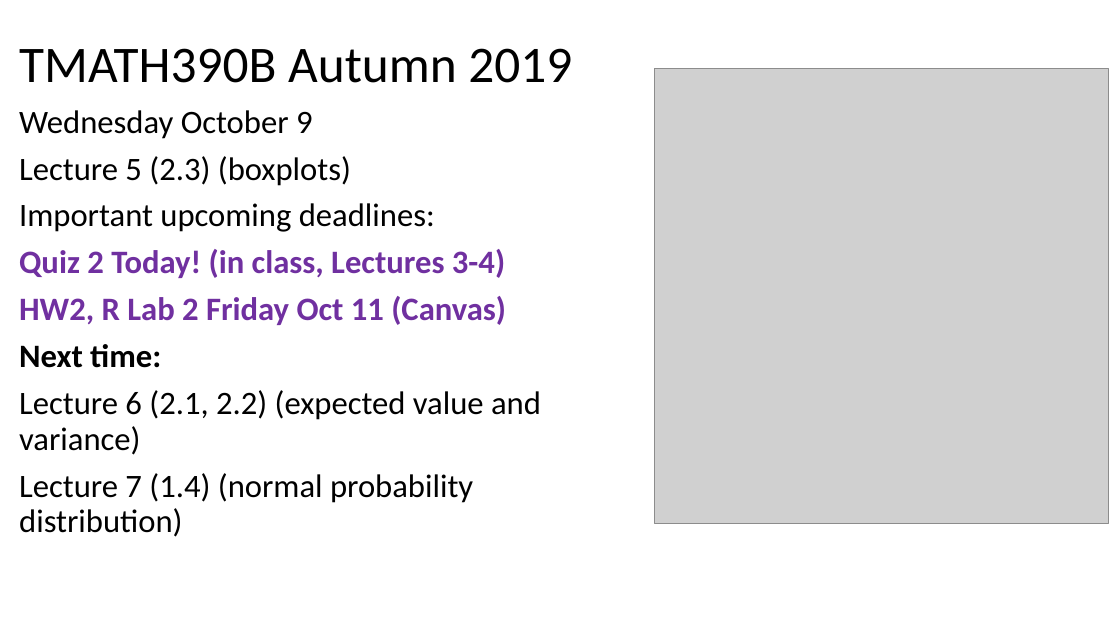
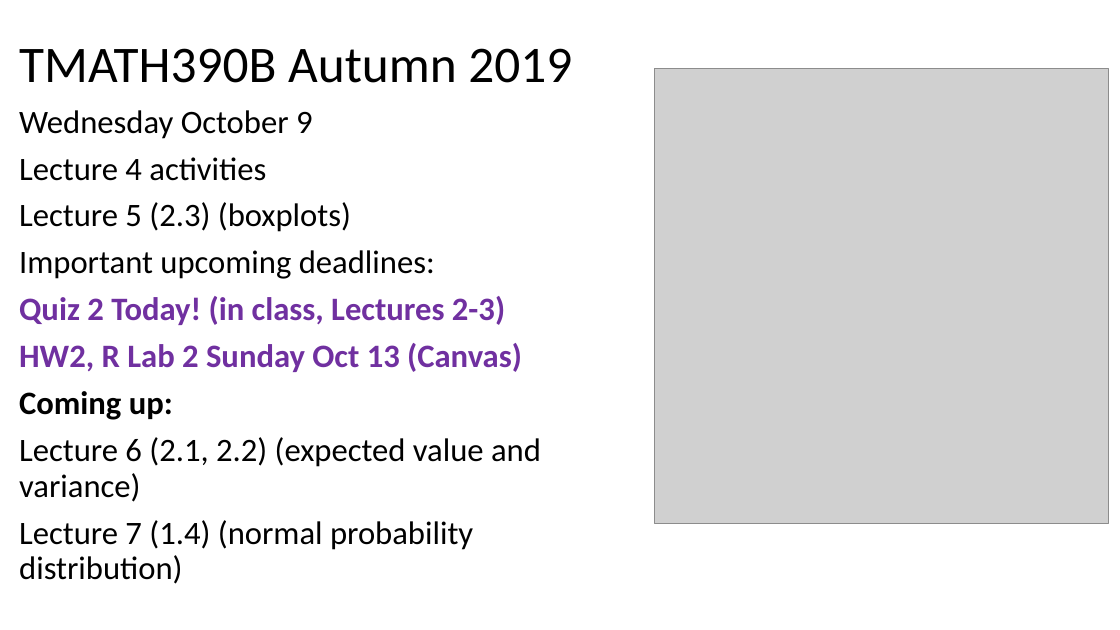
Before and after one commit to mkenn/TMATH390R, a slide deck: slide 7 of TMATH390InClassRProj/TMATH390Au19MW_DailyAgenda.pptx. Drawn at 1120x630 pixels with LibreOffice and Linux fonts; fonts in the diff are those of the drawing; grey boxes stand for pictures. Boxes give left, top, right and bottom in pixels: in the first picture for what was removed or moved away, otherwise in the second. Text is boxed around its words. In the diff, an @@ line names an element or a change of style, - is before the commit and + after.

```diff
--- a/TMATH390InClassRProj/TMATH390Au19MW_DailyAgenda.pptx
+++ b/TMATH390InClassRProj/TMATH390Au19MW_DailyAgenda.pptx
@@ text at (x1=19, y1=157, x2=266, y2=181): paragraph added @@
+Lecture 4 activities
@@ text at (x1=19, y1=296, x2=522, y2=420): text changed @@
-Quiz 2 Today! (in class, Lectures 3-4)
-HW2, R Lab 2 Friday Oct 11 (Canvas)
-Next time:
+Quiz 2 Today! (in class, Lectures 2-3)
+HW2, R Lab 2 Sunday Oct 13 (Canvas)
+Coming up:
```
Also in this commit, not shown: 2 other slides changed.
